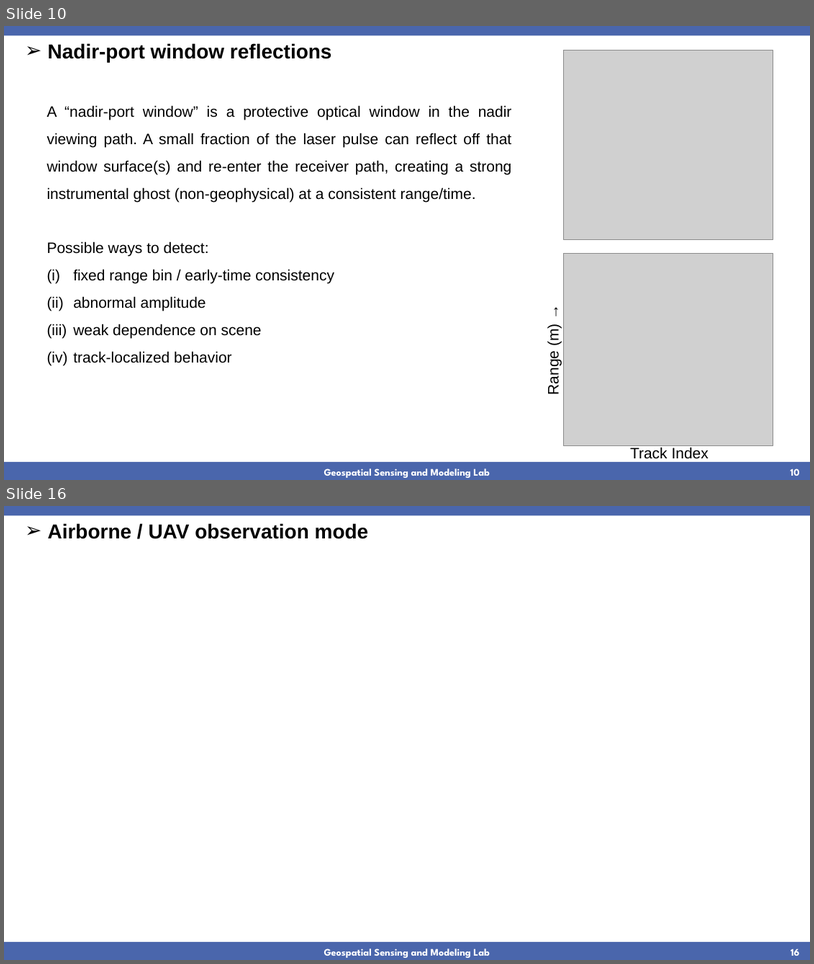
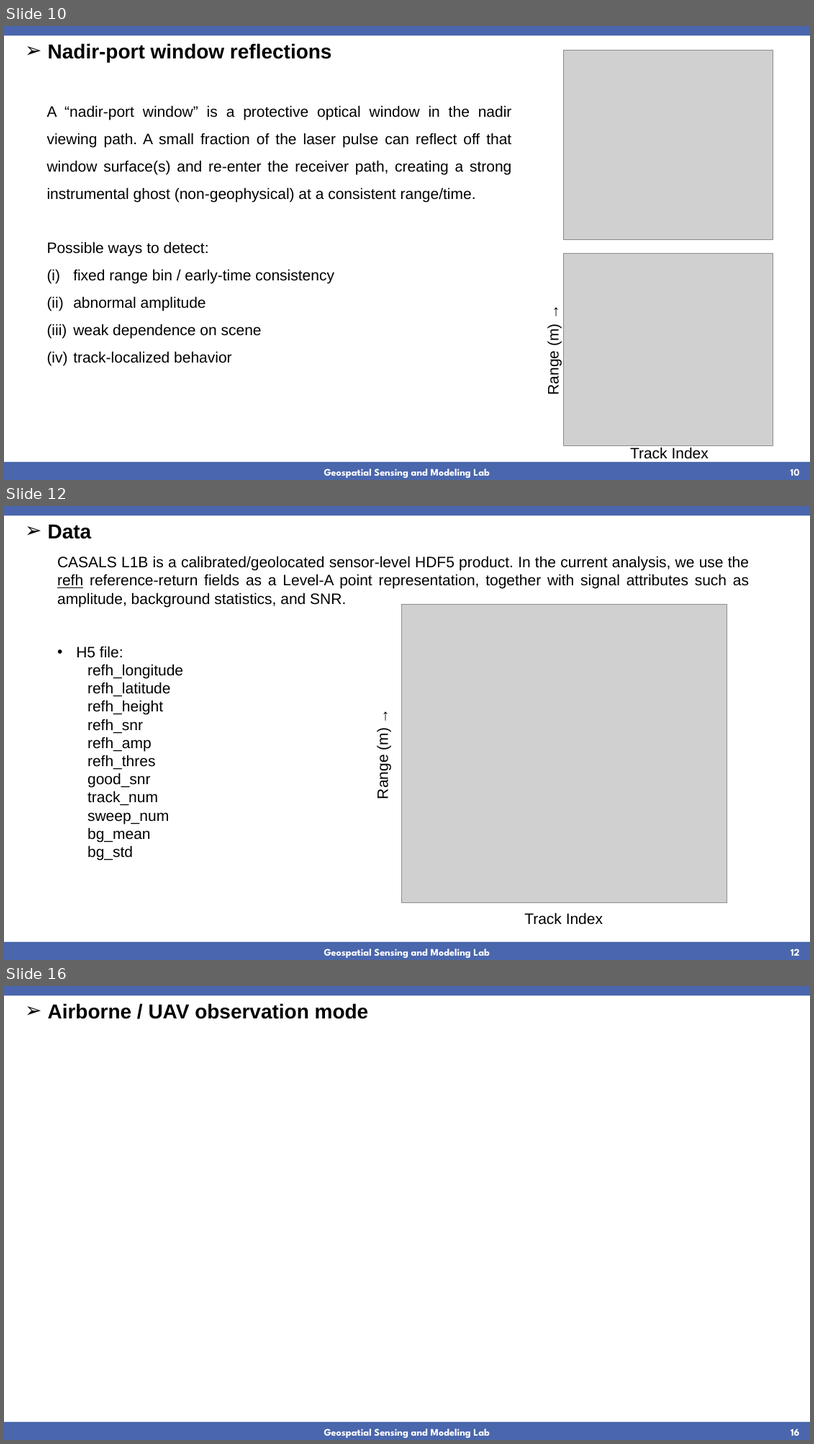
Before and after one commit to jgzhong99/CASALS, a slide deck: CASALS.pptx. Shown one above the other, each under a label of ours: slides 10 and 16 before the commit, slides 10, 12 and 16 after it; the slides between them are not shown. The pictures are 814x964 and 814x1444 pixels, drawn with LibreOffice and Linux fonts; fonts in the diff are those of the drawing; grey boxes stand for pictures; background and template pictures are left out. Boxes give left, top, right and bottom in pixels: in the first picture for what was removed or moved away, otherwise in the second. Text is boxed around its words. In the diff, an @@ line names an element or a change of style, - is before the commit and + after.

```diff
--- a/CASALS.pptx
+++ b/CASALS.pptx
@@ slide 12 added at (x1=4, y1=506, x2=810, y2=960), background #FFFFFF; not listed: 4 template elements that a slide beside it also shows @@
@@ text added at (x1=48, y1=524, x2=92, y2=539), 24 pt, text #000000, bold @@
+➢ Data
@@ text added at (x1=57, y1=556, x2=749, y2=607), 18 pt, text #000000 @@
+CASALS L1B is a calibrated/geolocated sensor-level HDF5 product. In the current analysis, we use the refh reference-return fields as a Level-A point representation, together with signal attributes such as amplitude, background statistics, and SNR.
@@ picture added at (x1=402, y1=604, x2=728, y2=903) @@
@@ text added at (x1=76, y1=646, x2=183, y2=860), 18 pt, text #000000 @@
+• H5 file:
+  refh_longitude
+  refh_latitude
+  refh_height
+  refh_snr
+  refh_amp
+  refh_thres
+  good_snr
+  track_num
+  sweep_num
+  bg_mean bg_std
@@ text added at (x1=375, y1=730, x2=391, y2=798), 18 pt, text #000000 @@
+Range (m) →
@@ text added at (x1=525, y1=912, x2=603, y2=924), 18 pt, text #000000 @@
+Track Index
```
Also in this commit, not shown: 4 other slides added, 5 slides removed, 15 other files.
